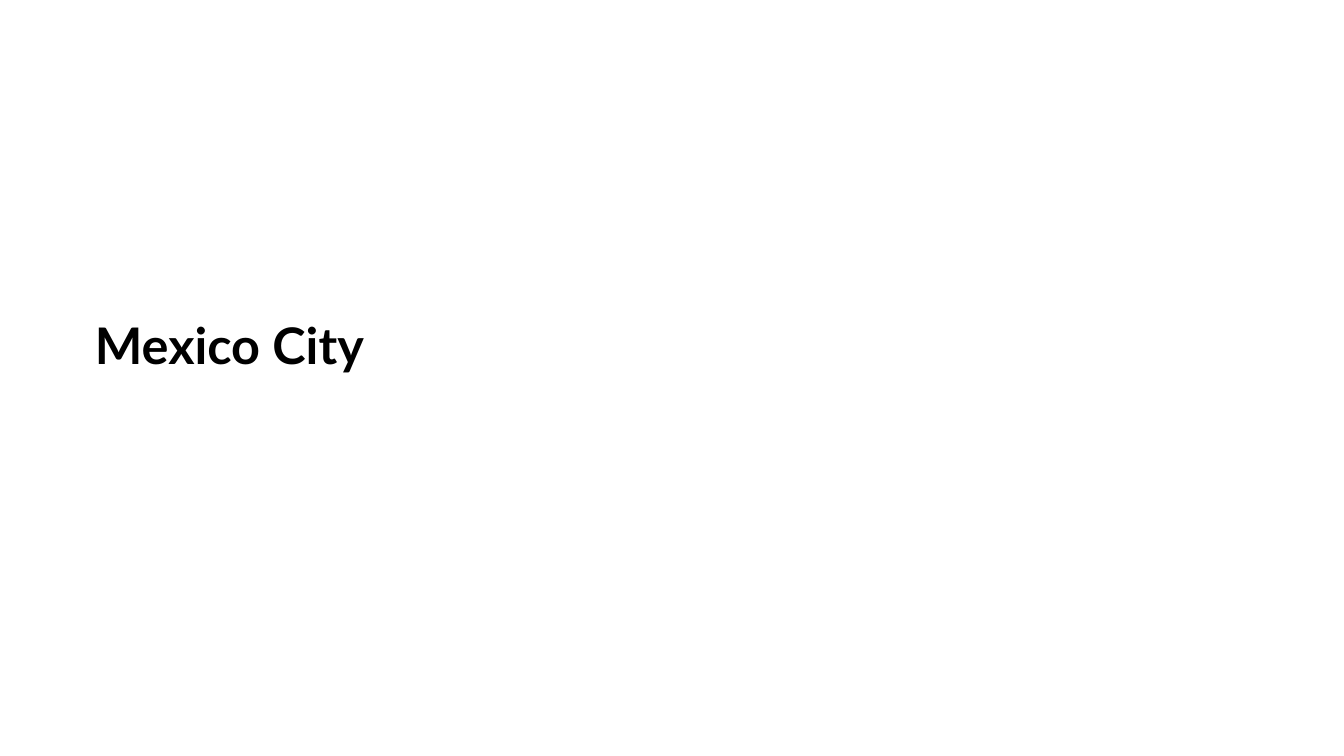
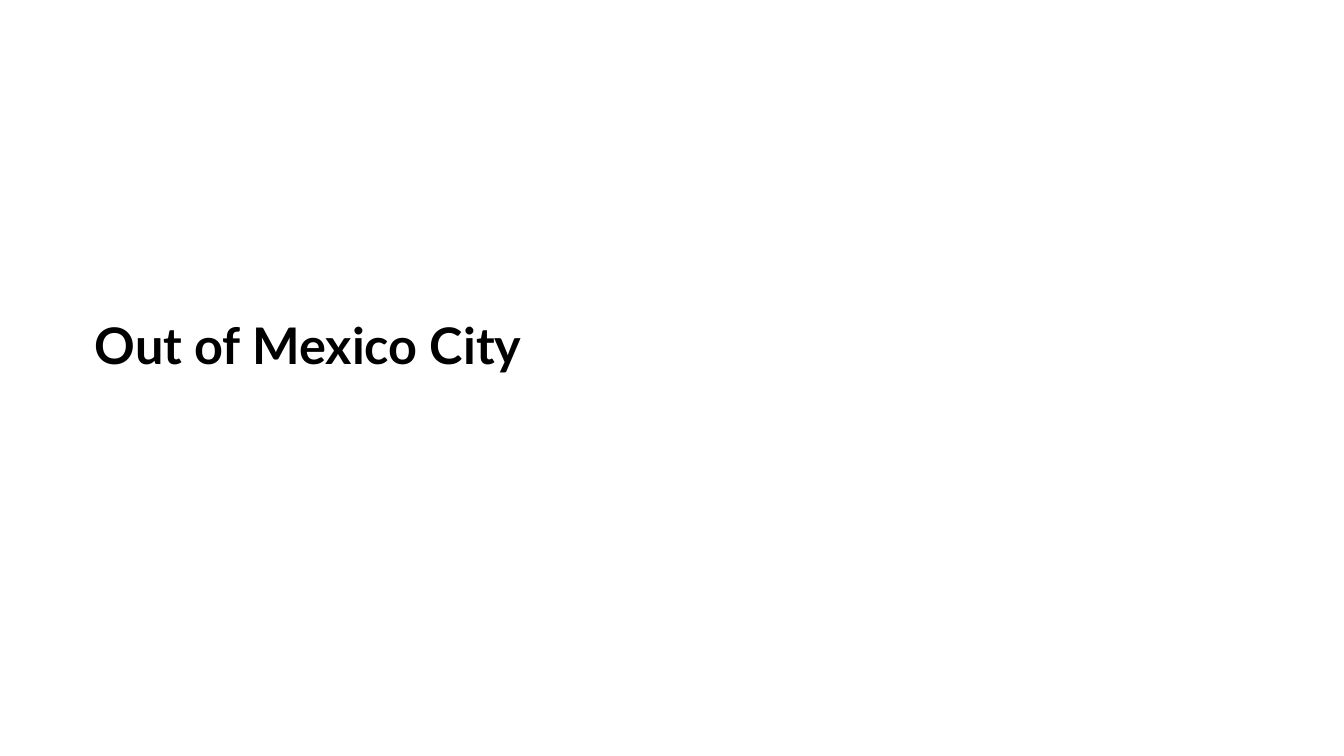
Before and after one commit to MUSA-Zhanchao/Mexico-City-survey-comp, a slide deck: slide 24 of doc/mexico city trip compa.pptx. Drawn at 1344x756 pixels with LibreOffice and Linux fonts; fonts in the diff are those of the drawing. Boxes give left, top, right and bottom in pixels: in the first picture for what was removed or moved away, otherwise in the second. Text is boxed around its words. In the diff, an @@ line names an element or a change of style, - is before the commit and + after.

```diff
--- a/doc/mexico city trip compa.pptx
+++ b/doc/mexico city trip compa.pptx
@@ title at bbox=[95, 326, 521, 372]: text changed @@
-Mexico City
+Out of Mexico City
```
Also in this commit, not shown: 5 slides added, 2 other files.
